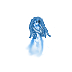
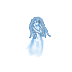
The second 72px x 72px image is a revision of the first. Changes to its layers:
"Background": opacity 100% → 65% over [25,16,51,58]
